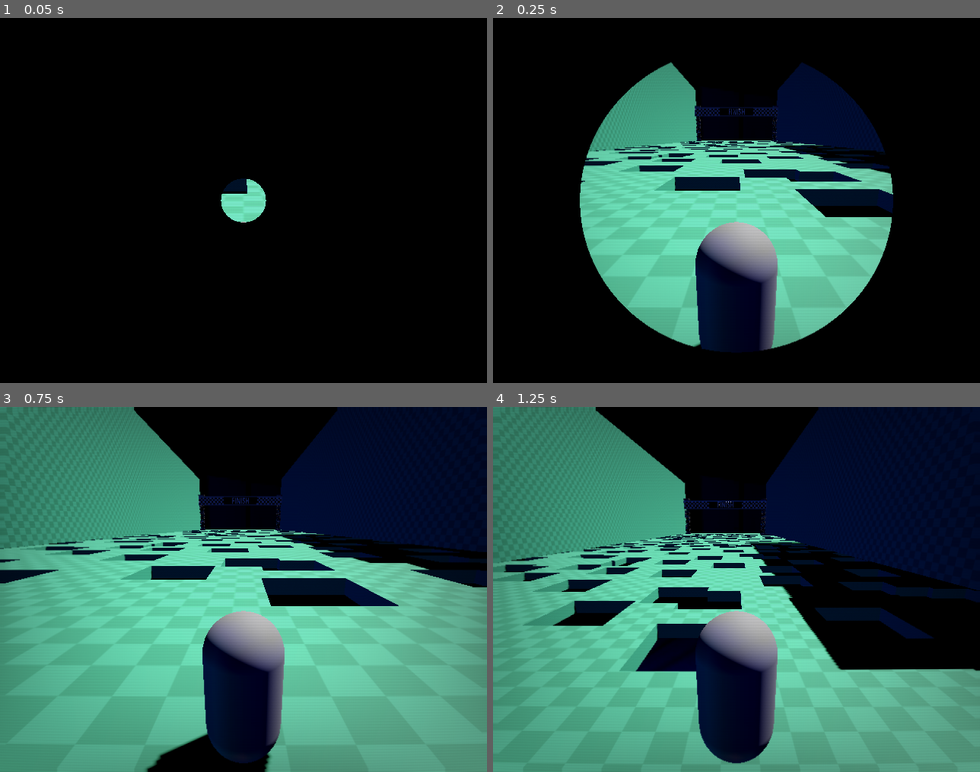
Above: before the commit, frames 1-4 (two rows, left to right).
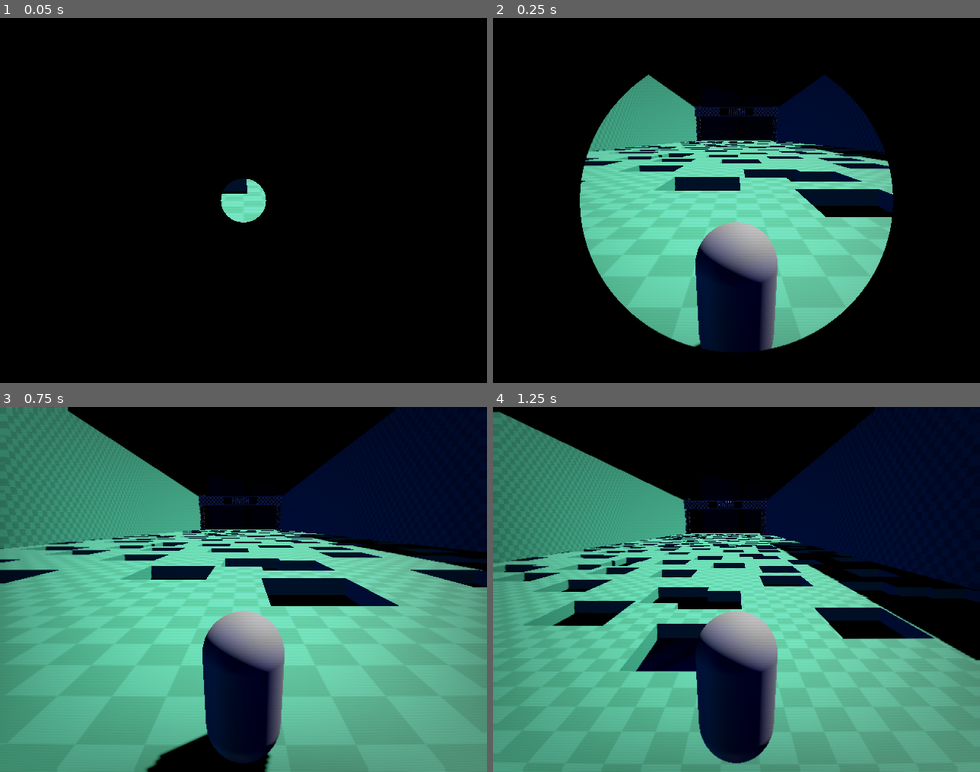
Above: after the commit, the same moments.

Repository: lognasmeow/Wonder
Game: Godot game, scene res://Maps/map_main.tscn
Same seed, same stepped clock (60 frames per second), same inputs: the game is played once before the commit and once after it.
Inputs:
- Up to frame 1 (0.05 s): no input
- Up to frame 2 (0.25 s): no input
- Up to frame 3 (0.75 s): hold D (right) from 0.53 s (still down)
- Up to frame 4 (1.25 s): keep holding D (right); tap Space (jump) at 0.77 s

Frame 1 is identical in both runs. In frame 2, 1.4% of the frame differs, in the area x 23-82%, y 12-43%; in frame 3, 4.7%; in frame 4, 9.5%, in the area x 0-100%, y 0-73%.

Commit message:
make the map a little prettier

Diff:
--- a/Assets/Models/Arenas/arena_main.tscn
+++ b/Assets/Models/Arenas/arena_main.tscn
@@ -12,17 +12,17 @@
 material = ExtResource("1_0u2aa")
 
 [node name="CSGBox3D2" type="CSGBox3D" parent="CSGCombiner3D" unique_id=1089044901]
-transform = Transform3D(-4.371139e-08, 1, 0, -1, -4.371139e-08, 0, 0, 0, 1, -31.954943, -11.701538, 0)
+transform = Transform3D(-4.371139e-08, 1, 0, -1, -4.371139e-08, 0, 0, 0, 1, -31.954943, -24.877592, 0)
 size = Vector3(100, 1, 100)
 material = ExtResource("1_0u2aa")
 
 [node name="CSGBox3D4" type="CSGBox3D" parent="CSGCombiner3D" unique_id=2076399116]
-transform = Transform3D(1.9106855e-15, -4.371139e-08, 1, -1, -4.371139e-08, 0, 4.371139e-08, -1, -4.371139e-08, -6.41374, -11.701538, 49.283035)
+transform = Transform3D(1.9106855e-15, -4.371139e-08, 1, -1, -4.371139e-08, 0, 4.371139e-08, -1, -4.371139e-08, -6.41374, -24.877592, 49.283035)
 size = Vector3(100, 1, 100)
 material = ExtResource("1_0u2aa")
 
 [node name="CSGBox3D3" type="CSGBox3D" parent="CSGCombiner3D" unique_id=244733637]
-transform = Transform3D(-4.371139e-08, 1, 0, -1, -4.371139e-08, 0, 0, 0, 1, 31.928745, -11.701538, 0)
+transform = Transform3D(-4.371139e-08, 1, 0, -1, -4.371139e-08, 0, 0, 0, 1, 31.928745, -24.877592, 0)
 size = Vector3(100, 1, 100)
 material = ExtResource("1_0u2aa")
 
@@ -590,12 +590,12 @@
 material = ExtResource("1_0u2aa")
 
 [node name="CSGBox3D6" type="CSGBox3D" parent="CSGCombiner3D" unique_id=1769049764]
-transform = Transform3D(-4.371139e-08, 1, 0, -1, -4.371139e-08, 0, 0, 0, 1, -31.954943, -11.701538, -99.94077)
+transform = Transform3D(-4.371139e-08, 1, 0, -1, -4.371139e-08, 0, 0, 0, 1, -31.954943, -24.877592, -99.94077)
 size = Vector3(100, 1, 100)
 material = ExtResource("1_0u2aa")
 
 [node name="CSGBox3D7" type="CSGBox3D" parent="CSGCombiner3D" unique_id=1082175614]
-transform = Transform3D(-4.371139e-08, 1, 0, -1, -4.371139e-08, 0, 0, 0, 1, 31.928745, -11.701538, -99.94077)
+transform = Transform3D(-4.371139e-08, 1, 0, -1, -4.371139e-08, 0, 0, 0, 1, 31.928745, -24.877592, -99.94077)
 size = Vector3(100, 1, 100)
 material = ExtResource("1_0u2aa")
 
@@ -2160,7 +2160,7 @@
 material = ExtResource("1_0u2aa")
 
 [node name="CSGBox3DSubtractive288" type="CSGBox3D" parent="CSGCombiner3D" unique_id=1697257880]
-transform = Transform3D(1, 0, 0, 0, 1, 0, 0, 0, 1, -6.796097, -32.75515, -48.537754)
-operation = 2
-size = Vector3(103.230865, 64.36719, 216.88211)
-material = ExtResource("1_0u2aa")
+transform = Transform3D(1, 0, 0, 0, 1, 0, 0, 0, 1, -6.796097, -39.056664, -48.537754)
+operation = 2
+size = Vector3(103.230865, 76.970215, 216.88211)
+material = ExtResource("1_0u2aa")
